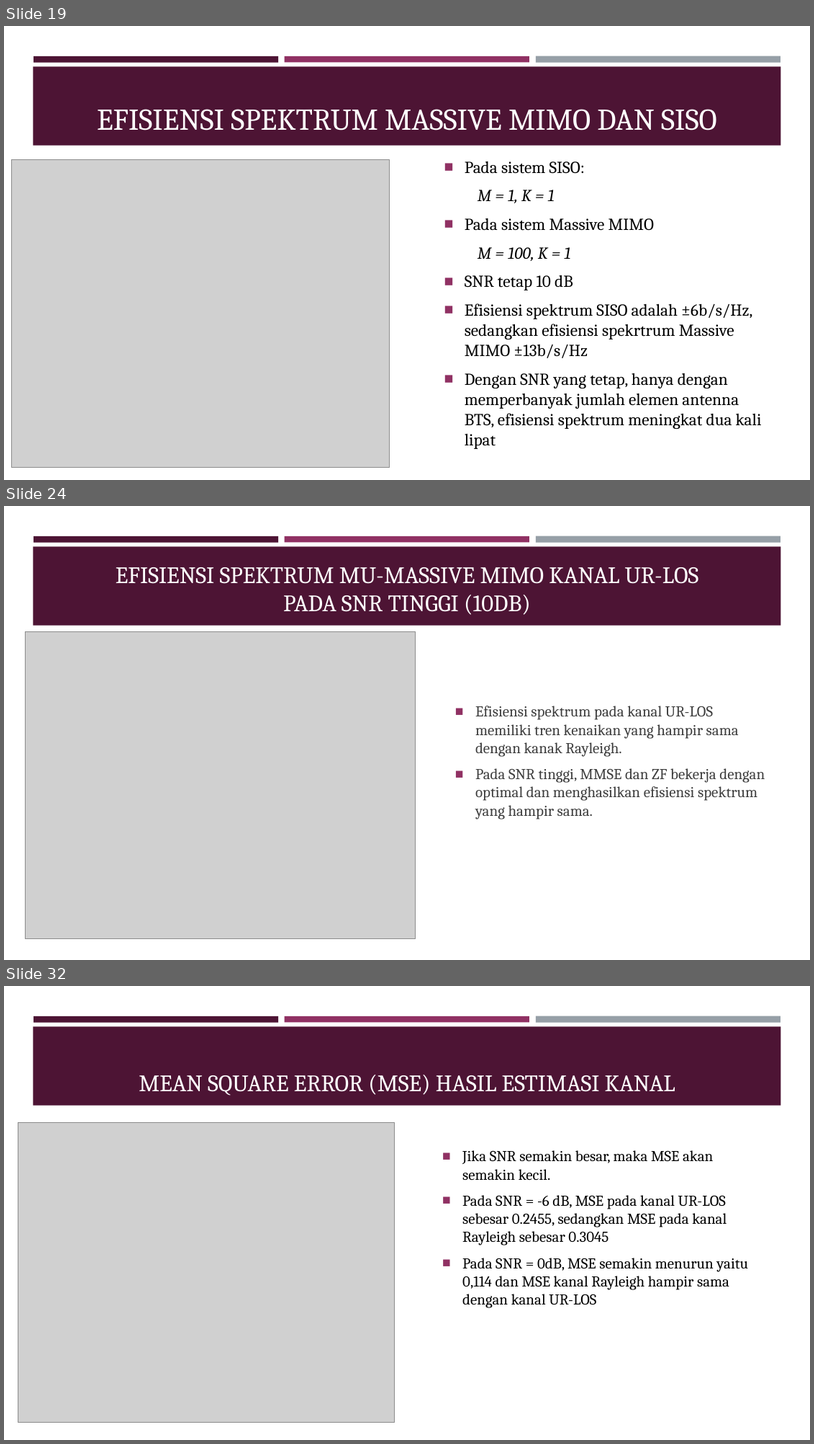
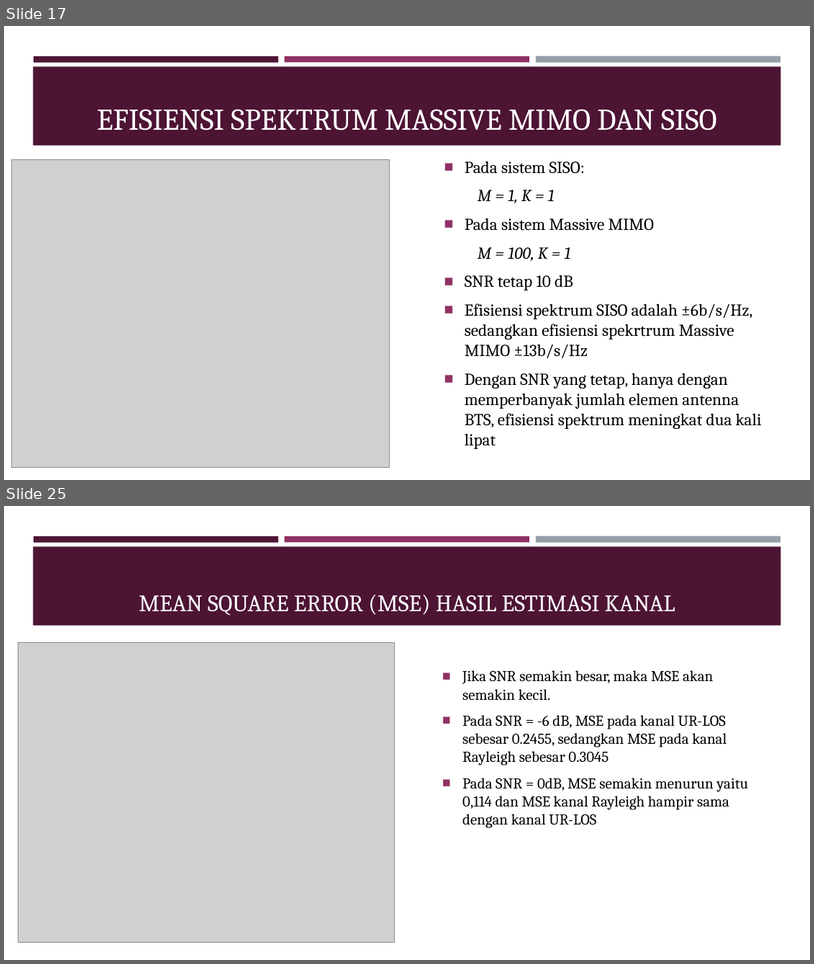
Before and after one commit to pudjamansyurin/al-massive-mimo, a slide deck: DOC/SIDANG TESIS/presentasi [Autosaved].pptx. Shown one above the other, each under a label of ours: slides 19, 24 and 32 before the commit, slides 17 and 25 after it; the slides between them are not shown. The pictures are 814x1444 and 814x964 pixels, drawn with LibreOffice and Linux fonts; fonts in the diff are those of the drawing; grey boxes stand for pictures. Boxes give left, top, right and bottom in pixels: in the first picture for what was removed or moved away, otherwise in the second. Text is boxed around its words. In the diff, an @@ line names an element or a change of style, - is before the commit and + after.

```diff
--- a/DOC/SIDANG TESIS/presentasi [Autosaved].pptx
+++ b/DOC/SIDANG TESIS/presentasi [Autosaved].pptx
@@ slide 24 removed at (4,506,810,960), background #FFFFFF; not listed: 4 template elements that a slide beside it also shows @@
@@ title removed at (116,567,700,615) @@
-EFISIENSI SPEKTRUM MU-MASSIVE MIMO KANAL UR-LOS
-PADA SNR TINGGI (10DB)
@@ picture removed at (25,631,416,939) @@
@@ text removed at (476,705,765,819) @@
-■ Efisiensi spektrum pada kanal UR-LOS memiliki tren kenaikan yang hampir sama dengan kanak Rayleigh.
-■ Pada SNR tinggi, MMSE dan ZF bekerja dengan optimal dan menghasilkan efisiensi spektrum yang hampir sama.
@@ what was slide 19 is now slide 17 @@
@@ what was slide 32 is now slide 25 @@
```
Also in this commit, not shown: 15 slides changed, 6 other slides removed, 4 other files.
